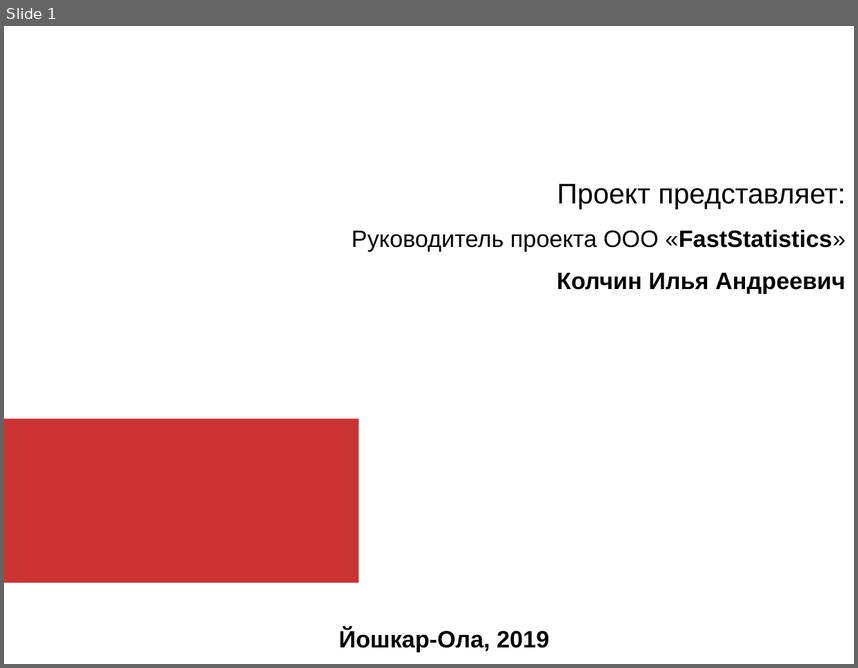
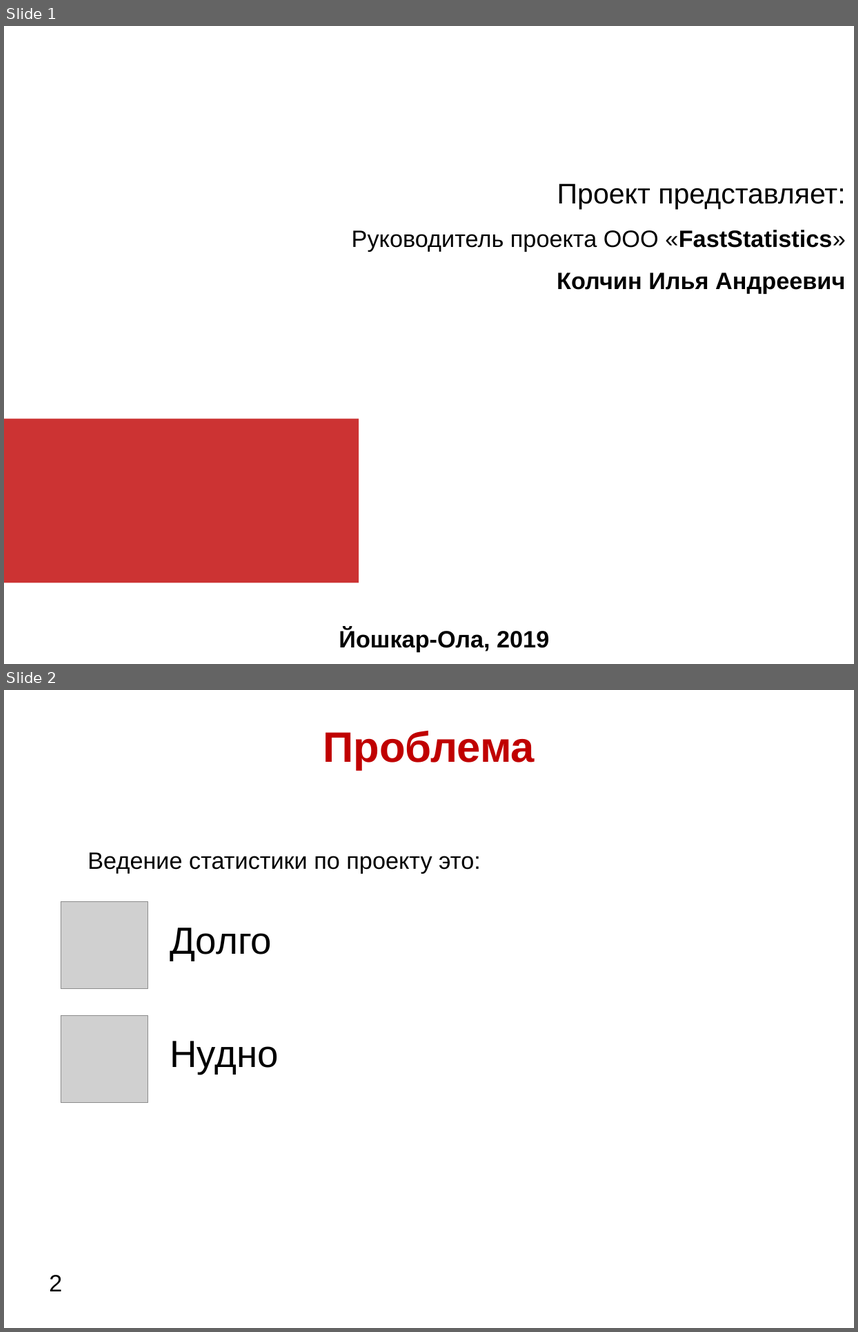
Before and after one commit to 7kia/InternetEntrepreneurship, a slide deck: Колчин.ppt. Shown one above the other, each under a label of ours: slide 1 before the commit, slides 1 and 2 after it. The pictures are 858x668 and 858x1332 pixels, drawn with LibreOffice and Linux fonts; fonts in the diff are those of the drawing; grey boxes stand for pictures; background and template pictures are left out. Boxes give left, top, right and bottom in pixels: in the first picture for what was removed or moved away, otherwise in the second. Text is boxed around its words. In the diff, an @@ line names an element or a change of style, - is before the commit and + after.

```diff
--- a/Колчин.ppt
+++ b/Колчин.ppt
@@ slide 2 added at (4,690,854,1328), background picture (left out) @@
@@ text added at (323,731,535,770), 36 pt, text #C00000, bold @@
+Проблема
@@ text added at (87,852,481,874), 20 pt, text #000000 @@
+Ведение статистики по проекту это:
@@ picture added at (61,902,148,988) @@
@@ text added at (170,927,272,960), 32 pt, text #000000 @@
+Долго
@@ picture added at (61,1016,148,1103) @@
@@ text added at (170,1041,279,1074), 32 pt, text #000000 @@
+Нудно
@@ page number added at (49,1274,62,1291), 20 pt, text #000000 @@
+2
```
Also in this commit, not shown: 1 slide changed, 5 other slides added, 7 slides removed, 1 other file.
